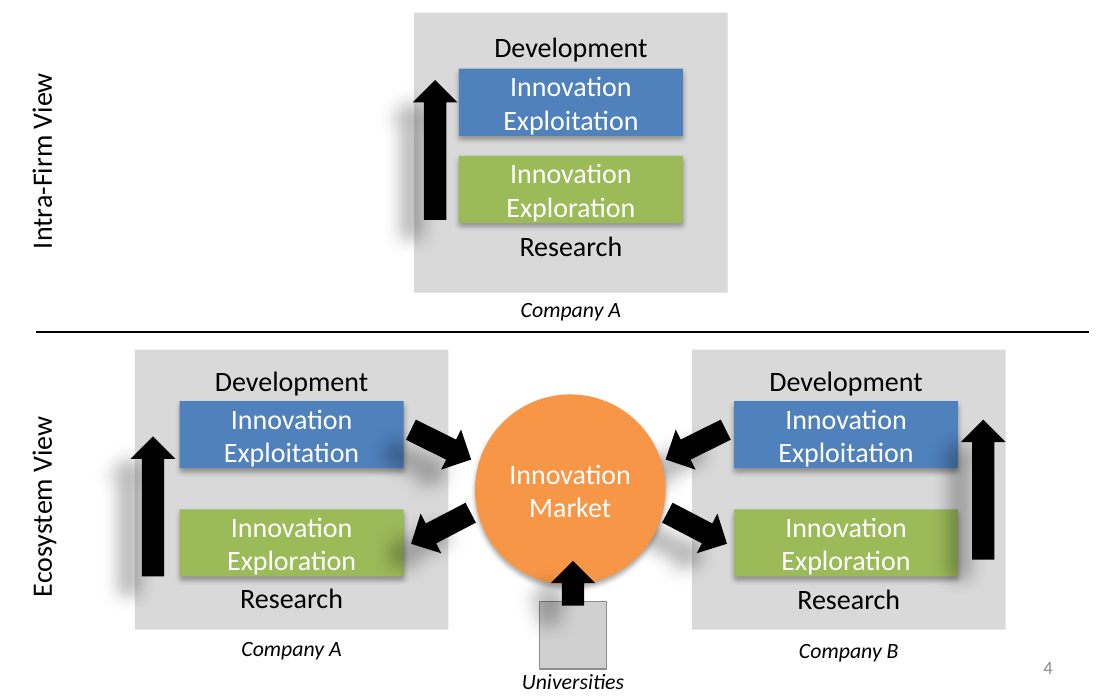
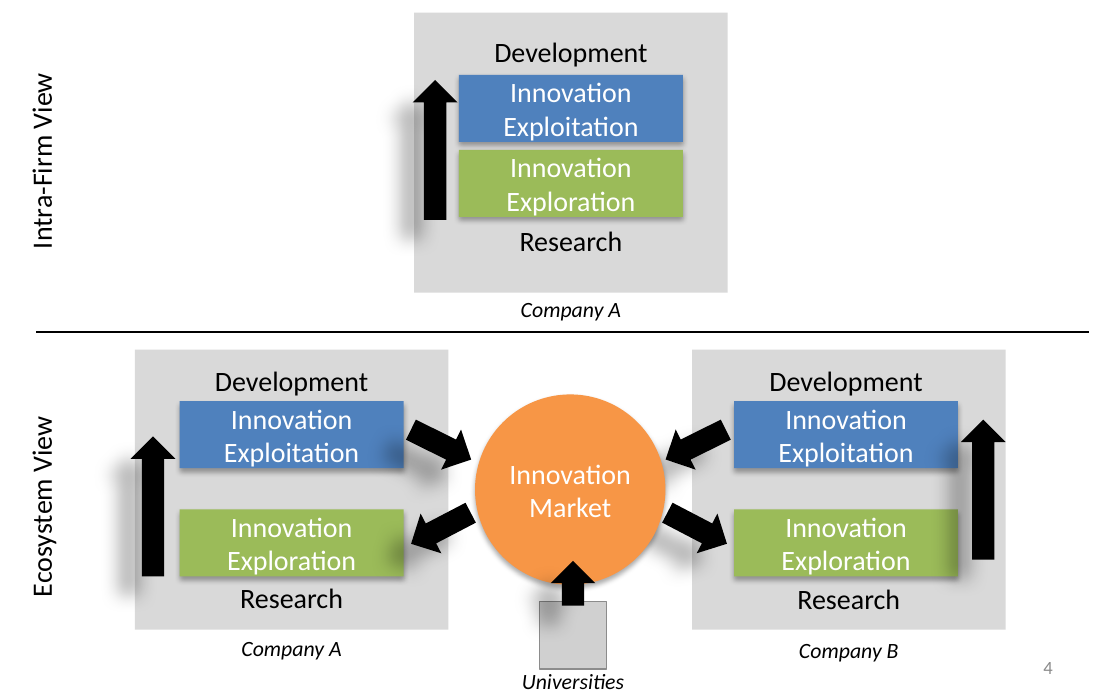
Before and after one commit to SLU-Courses-Townes/SOC6100, a slide deck: slide 4 of Presentations/Presentation01/AsiriHouseTownes_SOC6100_JournalArticleCritique.pptx. Drawn at 1120x700 pixels with LibreOffice and Linux fonts; fonts in the diff are those of the drawing; grey boxes stand for pictures. Boxes give left, top, right and bottom in pixels: in the first picture for what was removed or moved away, otherwise in the second. Text is boxed around its words. In the diff, an @@ line names an element or a change of style, - is before the commit and + after.

```diff
--- a/Presentations/Presentation01/AsiriHouseTownes_SOC6100_JournalArticleCritique.pptx
+++ b/Presentations/Presentation01/AsiriHouseTownes_SOC6100_JournalArticleCritique.pptx
@@ text "Development" moved from (x1=494, y1=37, x2=647, y2=62) to (x1=494, y1=42, x2=647, y2=67) @@
@@ rectangle "Innovation Exploitation" moved from (x1=459, y1=68, x2=683, y2=136) to (x1=459, y1=75, x2=683, y2=142) @@
@@ rectangle "Innovation Exploration" moved from (x1=459, y1=156, x2=683, y2=223) to (x1=459, y1=150, x2=683, y2=217) @@
@@ text "Research" moved from (x1=520, y1=236, x2=623, y2=256) to (x1=520, y1=231, x2=623, y2=251) @@
```
Also in this commit, not shown: 3 other slides changed, 1 slide added, 1 slide removed.
